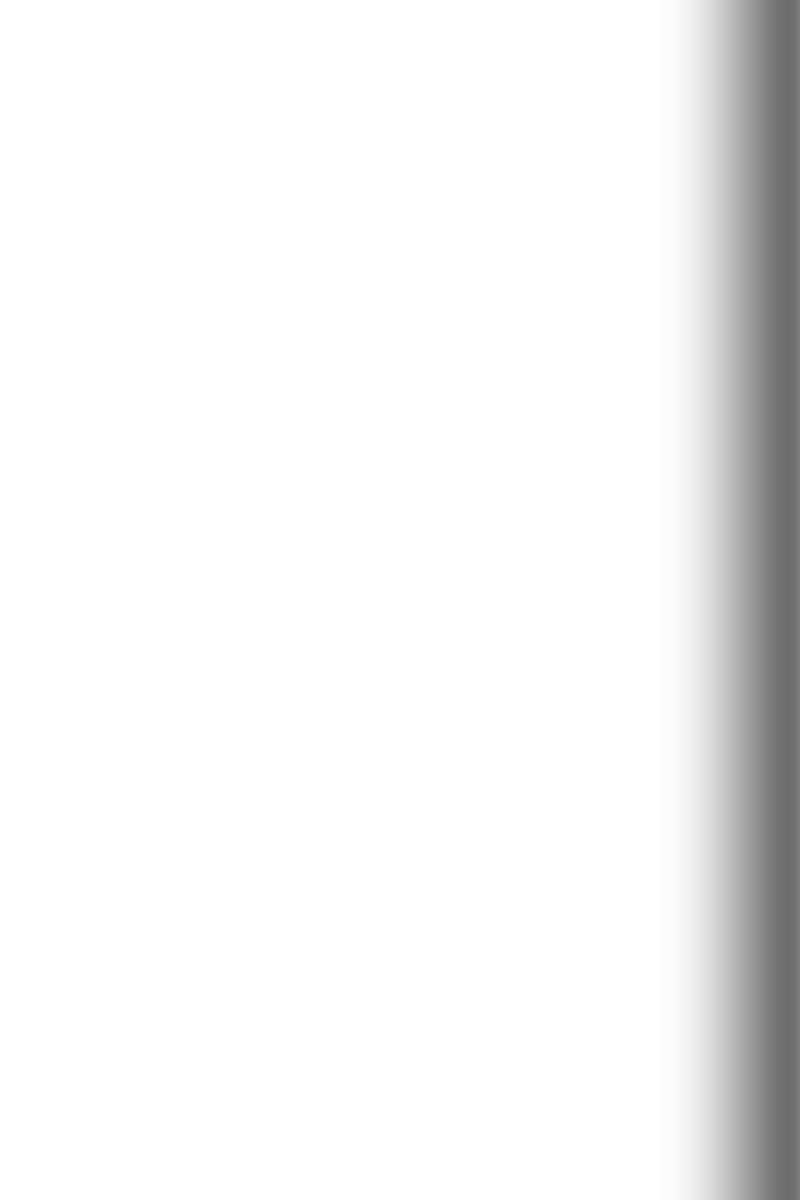
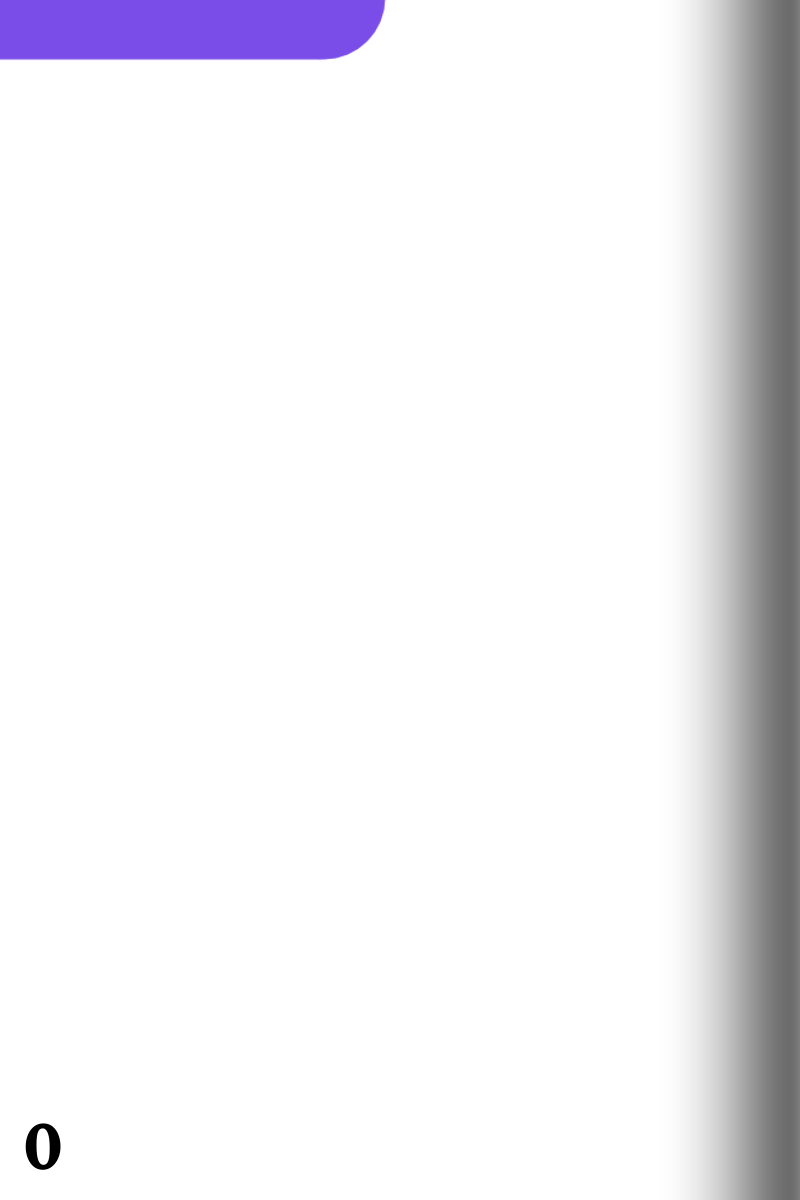
Two versions of the same layered image (800×1200). Layer-by-layer changes:
added group "DONT TOUCH" with 3 layers over (0, 0, 386, 1170)
added layer "Purple Bit" in group "DONT TOUCH" over (0, 0, 386, 1170)
renamed "background" to "Shadow", moved it into group "DONT TOUCH", painted on it over (0, 0, 386, 1170)
moved "Background" into group "DONT TOUCH", painted on it over (0, 0, 386, 1170)
